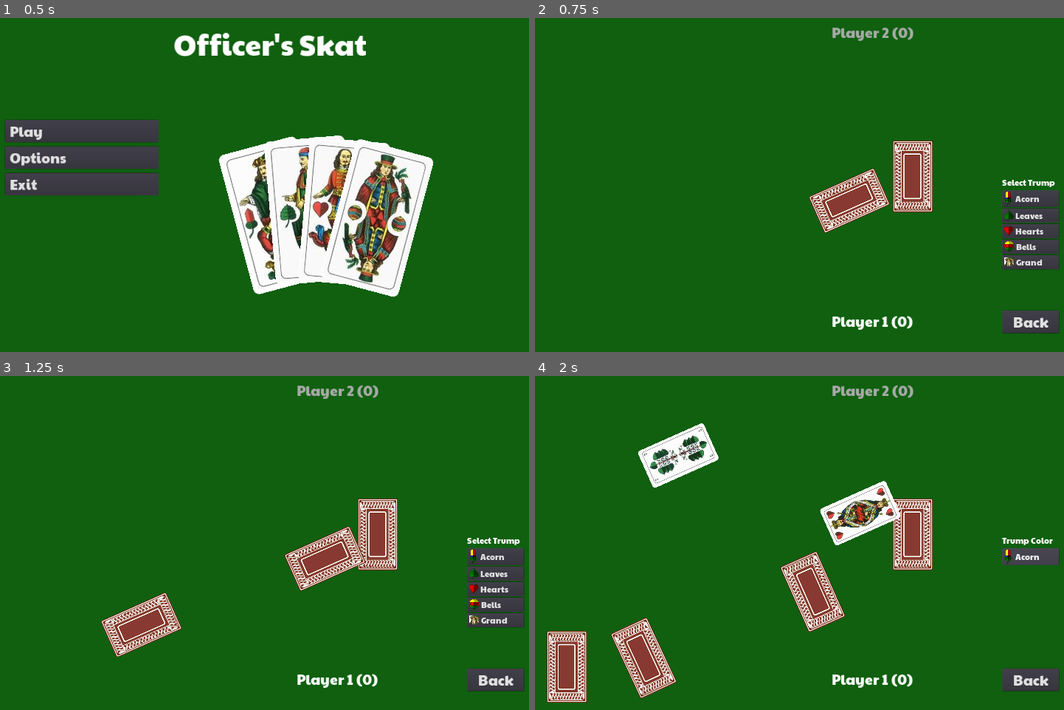
Above: before the commit, frames 1-4 (two rows, left to right).
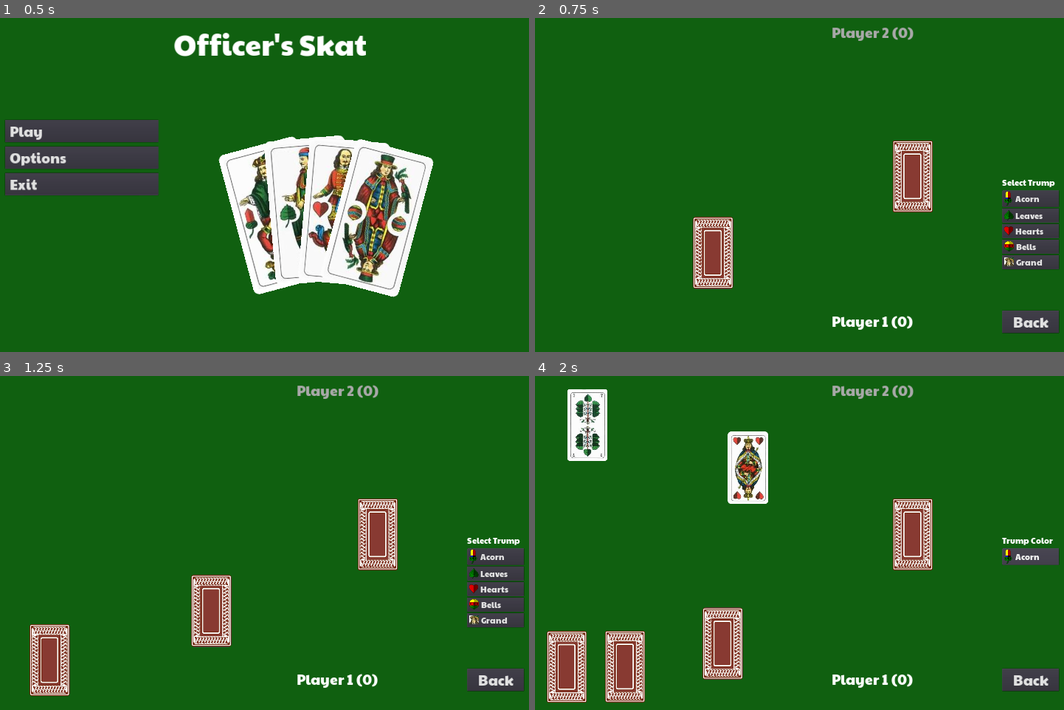
Above: after the commit, the same moments.

Repository: DanielGronau/officers_skat
Game: Godot game, scene res://Menu/Menu.tscn
Two runs of this game, one before a commit and one after it. Both use one fixed random seed, a clock stepped at 60 frames per second and the inputs below.
Inputs:
- Up to frame 1 (0.5 s): no input
- Up to frame 2 (0.75 s): click "Play" at 0.5 s
- Up to frame 3 (1.25 s): no input
- Up to frame 4 (2 s): click "Acorn" at 1.25 s

Frame 1 is identical in both runs. In frame 2, 3.3% of the frame differs, in the area x 29-67%, y 45-82%; in frame 3, 6.6%; in frame 4, 12%, in the area x 6-70%, y 3-98%.

Commit message:
use tween instead of AnimationPlayer

Diff:
--- a/Cards/Card.gd
+++ b/Cards/Card.gd
@@ -9,6 +9,7 @@
 var open: bool = false
 var loc = Global.Loc.HEAP
 var below: Card = null
+onready var tween = get_node("Tween")
 
 const suit2row = [4, 3, 1, 2]
 const val2trick = [0, 0, 0, 10, 2, 3, 4, 11]
@@ -62,3 +63,7 @@
 
 func say() -> String:
 	return val2say[value] + " of " + suit2say[suit]
+
+func animate(to: Vector2, duration: float, rotate: bool = false) -> void:
+	tween.interpolate_property(self, "position", get_global_position(), to, duration, Tween.TRANS_CIRC, Tween.EASE_OUT)
+	tween.start()
--- a/Cards/Card.tscn
+++ b/Cards/Card.tscn
@@ -14,3 +14,5 @@
 [node name="Front" type="Sprite" parent="."]
 visible = false
 script = ExtResource( 3 )
+
+[node name="Tween" type="Tween" parent="."]
--- a/Game/Game.gd
+++ b/Game/Game.gd
@@ -52,24 +52,8 @@
 			c.z_index = 9
 			animate_card(c, Vector2(cols[x], rows[y]), true)
 
-func animate_card(card: Node, pos: Vector2, rotate: bool, speed: float = 1.0):
-	var animation = Animation.new()
-	var track_index = animation.add_track(Animation.TYPE_VALUE)
-	animation.track_set_path(track_index, card.name + ":position")
-	animation.track_insert_key(track_index, 0.0, card.position)
-	animation.track_insert_key(track_index, 1, pos)
-	if rotate:
-		track_index = animation.add_track(Animation.TYPE_VALUE)
-		animation.track_set_path(track_index, card.name + ":rotation_degrees")
-		animation.track_insert_key(track_index, 0.0, 0)
-		animation.track_insert_key(track_index, 1, 360)
-	var player = AnimationPlayer.new()
-	add_child(player)
-	player.add_animation(card.name, animation)
-	player.play(card.name, -1, speed)
-	yield(player, "animation_finished")
-	remove_child(player)
-	player.queue_free()
+func animate_card(card: Card, pos: Vector2, duration: float = 1.0):
+	card.animate(pos, duration)
 
 func _on_card_clicked(card: Card) -> void:
 	if Global.trump != null && (card.loc == Global.Loc.PLAYER1 && Global.player1.moving) || (card.loc == Global.Loc.PLAYER2 && Global.player2.moving):
@@ -82,13 +66,13 @@
 	Global.card1_played = card
 	Global.show_players(true)
 	card.z_index = 100
-	animate_card(card, Vector2(1400, 600), false, 3.0)
+	animate_card(card, Vector2(1400, 600), 0.3)
 	card.z_index = 9
 
 func second_card_played(card1: Card, card2: Card) -> void:
 	Global.card2_played = card2
 	card2.z_index = 100
-	animate_card(card2, Vector2(1470, 700), false, 3.0)
+	animate_card(card2, Vector2(1470, 700), 0.3)
 	card2.z_index = 10
 	yield(get_tree().create_timer(1), "timeout")
 	if card1.below != null:
@@ -103,13 +87,13 @@
 	if (loc == Global.Loc.TRICK1):
 		Global.player1.trick_points += card1.trick_value() + card2.trick_value()
 		print(card1.say() + " " + card2.say() + " to Player1")
-		animate_card(card1, Vector2(1550, 1035), false, 2.0)
-		animate_card(card2, Vector2(1550, 1035), false, 2.0)
+		animate_card(card1, Vector2(1550, 1035), 0.5)
+		animate_card(card2, Vector2(1550, 1035), 0.5)
 	else:
 		Global.player2.trick_points += card1.trick_value() + card2.trick_value()
 		print(card1.say() + " " + card2.say() + " to Player2")
-		animate_card(card1, Vector2(1550, 165), false, 2.0)
-		animate_card(card2, Vector2(1550, 165), false, 2.0)
+		animate_card(card1, Vector2(1550, 165), 0.5)
+		animate_card(card2, Vector2(1550, 165), 0.5)
 	Global.show_players((Global.player1.moving && loc == Global.Loc.TRICK2)
 		|| (Global.player2.moving && loc == Global.Loc.TRICK1))
 	Global.card1_played = null
